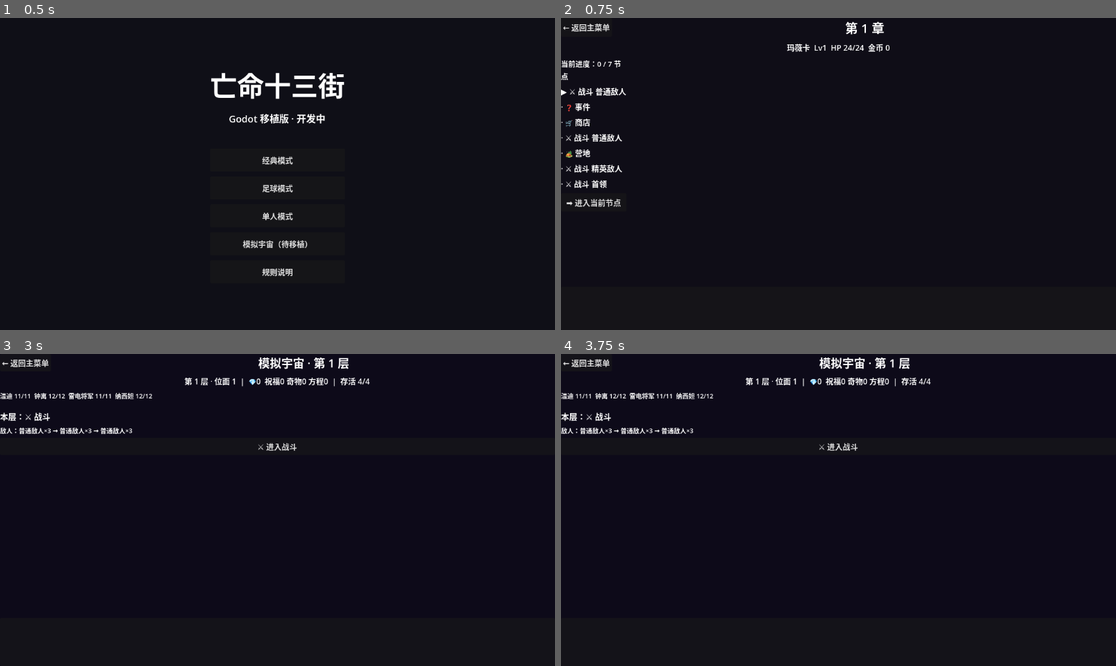
Above: before the commit, frames 1-4 (two rows, left to right).
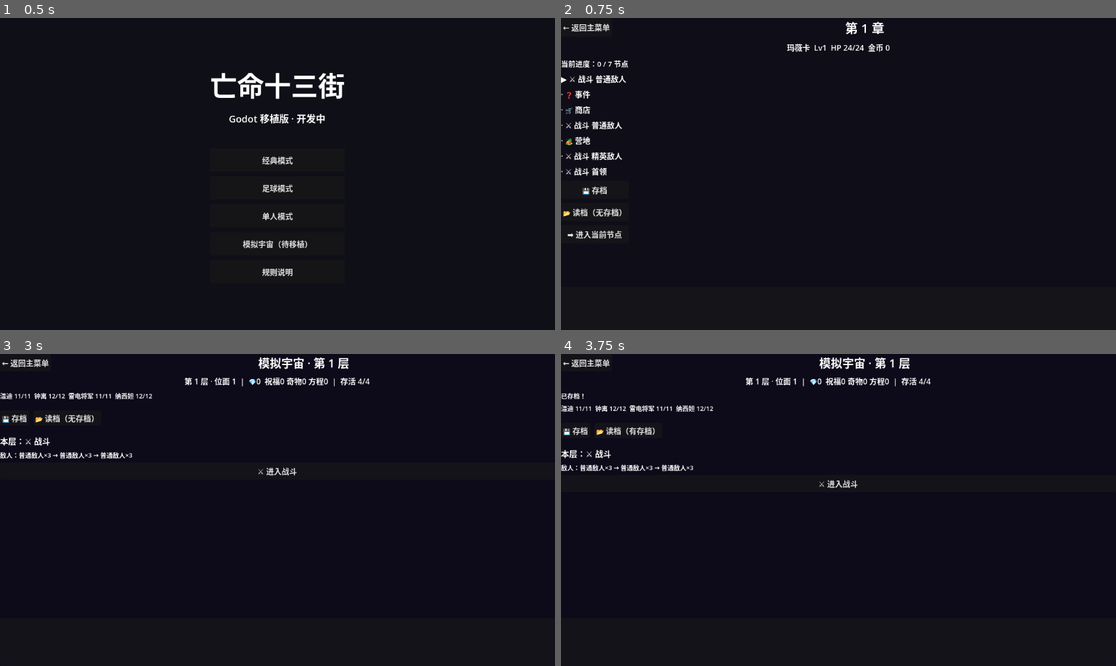
Above: after the commit, the same moments.

Repository: dead13game/dead13
Game: Godot game, scene res://scenes/main_menu.tscn
The game is run twice, just before and just after one commit, with the same random seed, the same clock (stepped at 60 frames per second) and the same inputs.
Inputs (mouse positions are in pixels of both pictures, inside the frame that each line leads up to):
- Up to frame 1 (0.5 s): no input
- Up to frame 2 (0.75 s): click "单人模式" at 0.5 s
- Up to frame 3 (3 s): click "➡️ 进入当前节点" at 1.25 s; click "← 返回主菜单" at 2 s; click "模拟宇宙（待移植）" at 2.75 s
- Up to frame 4 (3.75 s): click (577, 419) at 3.5 s, where only the run after the commit has a clickable "💾 存档"

Frame 1 is identical in both runs. In frame 2, 1.9% of the frame differs, in the area x 0-13%, y 13-71%; in frame 3, 1.2%; in frame 4, 1.7%.

Commit message:
存档系统：save_manager（Web localStorage/桌面 user:// 双后端）+ 经典/solo/uni 持久化存档 UI + test_save 全绿

Diff:
--- /dev/null
+++ b/godot/scripts/autoload/save_manager.gd
@@ -0,0 +1,95 @@
+class_name SaveManager
+## 存档管理器：跨平台持久化（Web → localStorage，桌面 → user:// 文件）
+## 用法：SaveManager.save(key, data_dict) / load / has / clear
+## key 示例："classic" "solo" "uni" "league" "worldcup"
+
+static func save(key: String, data: Dictionary) -> bool:
+	var json: String = JSON.stringify(data)
+	if json.is_empty():
+		return false
+	if _is_web():
+		return _web_save(key, json)
+	return _file_save(key, json)
+
+static func load(key: String) -> Variant:
+	var raw: String = ""
+	if _is_web():
+		raw = _web_load(key)
+	else:
+		raw = _file_load(key)
+	if raw.is_empty():
+		return null
+	var parsed: Variant = JSON.parse_string(raw)
+	if parsed == null or not parsed is Dictionary:
+		return null
+	return parsed
+
+static func has(key: String) -> bool:
+	if _is_web():
+		var raw: String = _web_load(key)
+		return not raw.is_empty()
+	return FileAccess.file_exists(_path(key))
+
+static func clear(key: String) -> void:
+	if _is_web():
+		_web_remove(key)
+	else:
+		var f: String = _path(key)
+		if FileAccess.file_exists(f):
+			DirAccess.remove_absolute(f)
+
+# ===== 平台判断与后端 =====
+
+static func _is_web() -> bool:
+	return OS.has_feature("web")
+
+static func _path(key: String) -> String:
+	return "user://save_%s.json" % key
+
+static func _file_save(key: String, json: String) -> bool:
+	var f := FileAccess.open(_path(key), FileAccess.WRITE)
+	if f == null:
+		return false
+	f.store_string(json)
+	f.close()
+	return true
+
+static func _file_load(key: String) -> String:
+	if not FileAccess.file_exists(_path(key)):
+		return ""
+	var f := FileAccess.open(_path(key), FileAccess.READ)
+	if f == null:
+		return ""
+	var text: String = f.get_as_text()
+	f.close()
+	return text
+
+static func _web_save(key: String, json: String) -> bool:
+	# JavaScriptBridge 仅在 Web 导出可用（单线程模式 OK）
+	var js: Variant = null
+	if Engine.has_singleton("JavaScriptBridge"):
+		js = Engine.get_singleton("JavaScriptBridge")
+		js.eval("localStorage.setItem(%s, %s)" % [JSON.stringify(key), JSON.stringify(json)])
+		return true
+	# 无 JS 环境（开发预览等）回退文件
+	return _file_save(key, json)
+
+static func _web_load(key: String) -> String:
+	var js: Variant = null
+	if Engine.has_singleton("JavaScriptBridge"):
+		js = Engine.get_singleton("JavaScriptBridge")
+		var result: Variant = js.eval("localStorage.getItem(%s) || ''" % JSON.stringify(key))
+		if result != null:
+			return String(result)
+		return ""
+	return _file_load(key)
+
+static func _web_remove(key: String) -> void:
+	var js: Variant = null
+	if Engine.has_singleton("JavaScriptBridge"):
+		js = Engine.get_singleton("JavaScriptBridge")
+		js.eval("localStorage.removeItem(%s)" % JSON.stringify(key))
+	else:
+		var f: String = _path(key)
+		if FileAccess.file_exists(f):
+			DirAccess.remove_absolute(f)
--- a/godot/scripts/ui/game_table.gd
+++ b/godot/scripts/ui/game_table.gd
@@ -6,6 +6,7 @@
 const GameState = preload("res://scripts/game/game_state.gd")
 const GameAi = preload("res://scripts/game/ai/ai.gd")
 const GameMatchState = preload("res://scripts/game/match_state.gd")
+const SaveManager = preload("res://scripts/autoload/save_manager.gd")
 
 # ---- UI 引用 ----
 var _round_label: Label
@@ -454,8 +455,11 @@
 	_betray_btn.visible = show_bar
 	_holy_btn.visible = show_bar
 	_skill_btn.visible = show_bar
-	_save_btn.visible = step == GameConstants.STEP["CAIYUEANG_PICK"] and is_human
-	_load_btn.visible = step == GameConstants.STEP["CAIYUEANG_PICK"] and is_human
+	# 存档/读档：菜月昴技能步骤常显；经典模式（无比赛上下文）常显用于持久化
+	var _is_match_mode_ctx: bool = _state.get("matchContext") != null or _state.get("leagueContext") != null
+	_save_btn.visible = (step == GameConstants.STEP["CAIYUEANG_PICK"] and is_human) \
+		or (not _is_match_mode_ctx and show_bar)
+	_load_btn.visible = _save_btn.visible
 	_steal_btn.visible = step == GameConstants.STEP["LINIYA_PICK"] and is_human
 	_dot_btn.visible = step == GameConstants.STEP["LINIYA_PICK"] and is_human
 	_cancel_btn.visible = not show_bar and is_human and not _state.get("gameOver", false) \
@@ -797,11 +801,40 @@
 	_after_action()
 
 func _on_save() -> void:
-	GameState.execute_caiyueang_save(_state)
+	# 比赛模式（联赛/世界杯）不持久化存档
+	if _state.get("leagueContext") != null or _state.get("matchContext") != null:
+		return
+	# 有菜月昴场景：执行技能存档（内存快照）+ 持久化
+	var caiyueang: Variant = _state.get("caiyueang", null)
+	if caiyueang != null:
+		GameState.execute_caiyueang_save(_state)
+	var data: Dictionary = GameState.serialize_game_state(_state)
+	SaveManager.save("classic", data)
+	var log: Array = _state.get("messageLog", [])
+	log.append("💾 已持久化存档")
 	_after_action()
 
 func _on_load() -> void:
-	GameState.execute_caiyueang_load(_state)
+	if _state.get("leagueContext") != null or _state.get("matchContext") != null:
+		return
+	var caiyueang: Variant = _state.get("caiyueang", null)
+	if caiyueang != null:
+		GameState.execute_caiyueang_load(_state)
+		_after_action()
+		return
+	var data: Variant = SaveManager.load("classic")
+	if data == null or not data is Dictionary:
+		var log2: Array = _state.get("messageLog", [])
+		log2.append("无存档")
+		_after_action()
+		return
+	if GameState.deserialize_game_state(_state, data):
+		_refresh_all()
+		var log3: Array = _state.get("messageLog", [])
+		log3.append("📂 读档成功")
+	else:
+		var log4: Array = _state.get("messageLog", [])
+		log4.append("读档失败")
 	_after_action()
 
 func _on_liniya_1() -> void:
--- a/godot/scripts/ui/solo_shell.gd
+++ b/godot/scripts/ui/solo_shell.gd
@@ -8,6 +8,7 @@
 const GameSoloEvents = preload("res://scripts/game/solo_events.gd")
 const GameConstants = preload("res://scripts/game/constants.gd")
 const GameDeck = preload("res://scripts/game/deck.gd")
+const SaveManager = preload("res://scripts/autoload/save_manager.gd")
 
 var _s: Dictionary = {}
 var _view: String = "map"
@@ -138,6 +139,14 @@
 	_refresh_player()
 	_clear_content()
 
+	if not _msg.is_empty():
+		var msg_label := Label.new()
+		msg_label.text = _msg
+		msg_label.add_theme_font_size_override("font_size", 14)
+		msg_label.add_theme_color_override("font_color", Color(0.6, 1.0, 0.7))
+		_content.add_child(msg_label)
+		_msg = ""
+
 	var node_idx: int = int(_s.get("nodeIndex", 0))
 	var nodes: Array = _s.get("mapNodes", [])
 	_add_label("当前进度：%d / %d 节点" % [node_idx, nodes.size()])
@@ -166,7 +175,35 @@
 	if int(p.get("pendingAttrPoints", 0)) > 0:
 		_add_button("⬆ 分配属性点（%d）" % p["pendingAttrPoints"], _show_attr)
 
+	# 存档 / 读档
+	_add_button("💾 存档", _on_save)
+	_add_button("📂 读档（%s）" % ("有存档" if SaveManager.has("solo") else "无存档"), _on_load)
+
 	_add_button("➡️ 进入当前节点", _enter_node)
+
+## 存档（单人爬塔）
+func _on_save() -> void:
+	var data: Dictionary = GameSolo.serialize_solo(_s)
+	if SaveManager.save("solo", data):
+		_msg = "已存档！"
+	else:
+		_msg = "存档失败"
+	_show_map()
+
+## 读档
+func _on_load() -> void:
+	var data: Variant = SaveManager.load("solo")
+	if data == null or not data is Dictionary:
+		_msg = "无存档或读档失败"
+		_show_map()
+		return
+	if GameSolo.deserialize_solo(_s, data):
+		_msg = "读档成功！"
+		_refresh_log()
+		_show_map()
+	else:
+		_msg = "读档失败"
+		_show_map()
 
 ## 进入当前节点
 func _enter_node() -> void:
--- a/godot/scripts/ui/uni_shell.gd
+++ b/godot/scripts/ui/uni_shell.gd
@@ -11,6 +11,7 @@
 const UniEvents = preload("res://scripts/game/uni_events.gd")
 const UniCore = preload("res://scripts/game/uni_core.gd")
 const GameConstants = preload("res://scripts/game/constants.gd")
+const SaveManager = preload("res://scripts/autoload/save_manager.gd")
 
 var _s: Dictionary = {}
 var _view: String = "map"
@@ -159,6 +160,20 @@
 
 	_add_label(_team_line(), 13)
 	_add_label("", 6)
+
+	# 存档 / 读档（常驻）
+	var save_row := HBoxContainer.new()
+	save_row.add_theme_constant_override("separation", 8)
+	_content.add_child(save_row)
+	var save_btn := Button.new()
+	save_btn.text = "💾 存档"
+	save_btn.pressed.connect(_on_save)
+	save_row.add_child(save_btn)
+	var load_btn := Button.new()
+	load_btn.text = "📂 读档（%s）" % ("有存档" if SaveManager.has("uni") else "无存档")
+	load_btn.pressed.connect(_on_load)
+	save_row.add_child(load_btn)
+	_add_label("", 4)
 
 	# 待选祝福优先
 	if _s.get("pendingBlessingPicks", []).size() > 0:
@@ -223,6 +238,32 @@
 	var r: Variant = UniState.advance_floor(_s)
 	_refresh_log()
 	_show_map()
+
+## 存档（模拟宇宙）
+func _on_save() -> void:
+	var data: Dictionary = UniState.serialize_uni(_s)
+	if SaveManager.save("uni", data):
+		_msg = "已存档！"
+	else:
+		_msg = "存档失败"
+	_show_map()
+
+## 读档
+func _on_load() -> void:
+	var data: Variant = SaveManager.load("uni")
+	if data == null or not data is Dictionary:
+		_msg = "无存档或读档失败"
+		_show_map()
+		return
+	# 覆盖当前状态（保留引用）
+	if UniState.deserialize_uni(_s, data):
+		# 重新注入技能（存档恢复后 _injected 已是 true，无需重注入；combat 引用已由状态携带）
+		_msg = "读档成功！"
+		_refresh_log()
+		_show_map()
+	else:
+		_msg = "读档失败"
+		_show_map()
 
 func _enter_event() -> void:
 	var r: Dictionary = _s["region"]
--- /dev/null
+++ b/godot/tests/test_save.gd
@@ -0,0 +1,112 @@
+extends SceneTree
+## 存档管理器自测（桌面 FileAccess 后端 + 各模式序列化往返）
+## 运行：godot --headless --path godot --script res://tests/test_save.gd
+
+const SaveManager = preload("res://scripts/autoload/save_manager.gd")
+const GameState = preload("res://scripts/game/game_state.gd")
+const GameSolo = preload("res://scripts/game/solo.gd")
+const UniState = preload("res://scripts/game/uni_state.gd")
+
+var _failures: int = 0
+
+func _initialize() -> void:
+	_test_save_manager()
+	_test_classic_roundtrip()
+	_test_solo_roundtrip()
+	_test_uni_roundtrip()
+	# 清理
+	SaveManager.clear("test_key")
+	if _failures == 0:
+		print("PASS: all save tests")
+	else:
+		push_error("FAIL: %d save test(s) failed" % _failures)
+	quit(_failures)
+
+func _check(cond: bool, msg: String) -> void:
+	if cond:
+		print("  ok - ", msg)
+	else:
+		_failures += 1
+		push_error("  FAIL - " + msg)
+
+# ===== SaveManager 基础 =====
+
+func _test_save_manager() -> void:
+	print("save_manager")
+	var data: Dictionary = {"a": 1, "b": "x", "nested": {"k": [1, 2, 3]}}
+	_check(SaveManager.save("test_key", data) == true, "save ok")
+	_check(SaveManager.has("test_key") == true, "has ok")
+	var loaded: Variant = SaveManager.load("test_key")
+	_check(loaded != null and loaded is Dictionary, "load returns dict")
+	if loaded is Dictionary:
+		_check(int(loaded.get("a", 0)) == 1, "field a=1")
+		_check(String(loaded.get("b", "")) == "x", "field b=x")
+		var nested: Dictionary = loaded.get("nested", {})
+		var k_arr: Array = nested.get("k", [])
+		_check(k_arr.size() == 3 and int(k_arr[0]) == 1 and int(k_arr[2]) == 3, "nested array preserved")
+	# 不存在的 key
+	_check(SaveManager.has("no_such_key_xyz") == false, "missing key not found")
+	_check(SaveManager.load("no_such_key_xyz") == null, "missing key load null")
+	# 清空
+	SaveManager.clear("test_key")
+	_check(SaveManager.has("test_key") == false, "clear ok")
+
+# ===== 经典模式存档往返 =====
+
+func _test_classic_roundtrip() -> void:
+	print("classic_save")
+	var s: Dictionary = GameState.create_game_state()
+	GameState.init_game(s, [1, 2, 3], false, 1)
+	# 推进一些状态
+	GameState.add_log(s, "测试回合")
+	var data: Dictionary = GameState.serialize_game_state(s)
+	_check(SaveManager.save("classic", data) == true, "classic save")
+	var loaded: Variant = SaveManager.load("classic")
+	_check(loaded != null and loaded is Dictionary, "classic load")
+	if loaded is Dictionary:
+		var s2: Dictionary = GameState.create_game_state()
+		_check(GameState.deserialize_game_state(s2, loaded) == true, "classic deserialize")
+		_check(s2.get("players", []).size() == 3, "players restored")
+		_check(int(s2.get("round", 0)) == 1, "round restored")
+
+# ===== 单人模式存档往返 =====
+
+func _test_solo_roundtrip() -> void:
+	print("solo_save")
+	var s: Dictionary = GameSolo.create_solo_state()
+	GameSolo.gain_exp(s, 10)
+	GameSolo.add_gold(s, 45)
+	var data: Dictionary = GameSolo.serialize_solo(s)
+	_check(SaveManager.save("solo", data) == true, "solo save")
+	var loaded: Variant = SaveManager.load("solo")
+	_check(loaded != null and loaded is Dictionary, "solo load")
+	if loaded is Dictionary:
+		var s2: Dictionary = GameSolo.create_solo_state()
+		_check(GameSolo.deserialize_solo(s2, loaded) == true, "solo deserialize")
+		_check(int(s2["player"].get("level", 1)) == 2, "level restored")
+		_check(int(s2["player"].get("gold", 0)) == 45, "gold restored")
+
+# ===== 模拟宇宙存档往返 =====
+
+func _test_uni_roundtrip() -> void:
+	print("uni_save")
+	var s: Dictionary = UniState.create_uni_state()
+	UniCore_add_shards(s, 120)
+	UniBuffs_gain(s, "shaojie")
+	var data: Dictionary = UniState.serialize_uni(s)
+	_check(SaveManager.save("uni", data) == true, "uni save")
+	var loaded: Variant = SaveManager.load("uni")
+	_check(loaded != null and loaded is Dictionary, "uni load")
+	if loaded is Dictionary:
+		var s2: Dictionary = UniState.create_uni_state()
+		_check(UniState.deserialize_uni(s2, loaded) == true, "uni deserialize")
+		_check(int(s2.get("shards", 0)) == 120, "shards restored")
+		_check(s2.get("blessings", []).size() == 1, "blessings restored")
+
+func UniCore_add_shards(s: Dictionary, n: int) -> void:
+	var UniCore = load("res://scripts/game/uni_core.gd")
+	UniCore.add_shards(s, n)
+
+func UniBuffs_gain(s: Dictionary, id: String) -> void:
+	var UniBuffs = load("res://scripts/game/uni_buffs.gd")
+	UniBuffs.gain_blessing(s, id)
Not shown, changed: docs/migration-to-godot.md
